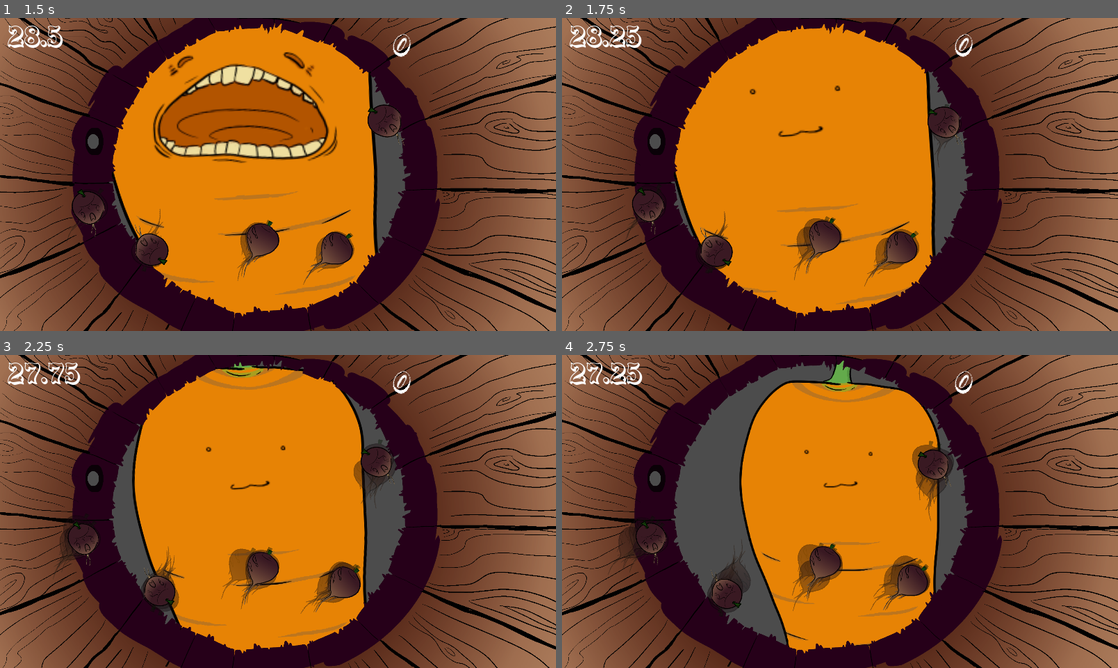
Above: before the commit, frames 1-4 (two rows, left to right).
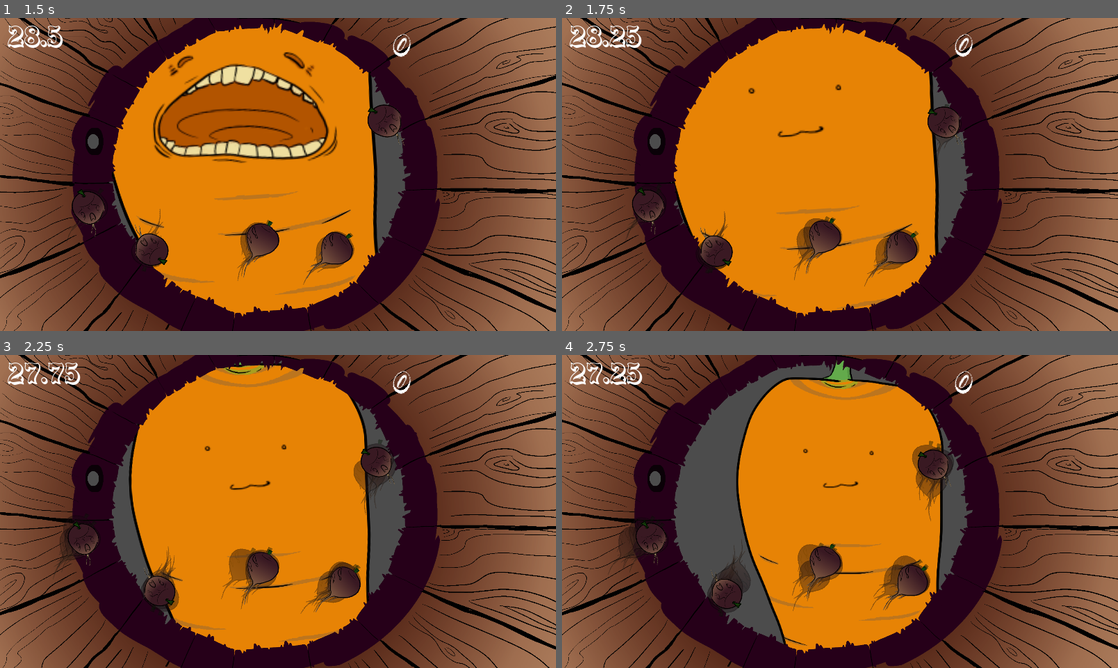
Above: after the commit, the same moments.

Repository: Nopey/carnival
Game: Godot game, scene res://Claw/Game.tscn
The game is run twice, just before and just after one commit, with the same random seed, the same clock (stepped at 60 frames per second) and the same inputs.
Inputs (mouse positions are in pixels of both pictures, inside the frame that each line leads up to):
- Up to frame 1 (1.5 s): tap Enter (ui_accept) at 0.5, 0.77 s; move the mouse to (400, 158) at 0.52 s; hold Right (ui_right) 0.53-1.28 s; click (400, 158) at 0.67 s; move the mouse to (166, 190) at 1.27 s; hold Down (ui_down) from 1.28 s (still down)
- Up to frame 2 (1.75 s): keep holding Down (ui_down); tap Enter (ui_accept) at 1.52 s
- Up to frame 3 (2.25 s): move the mouse to (333, 442) at 2.02 s; release Down (ui_down) at 2.03 s; hold Right (ui_right) from 2.03 s (still down)
- Up to frame 4 (2.75 s): keep holding Right (ui_right)

Frame 1 is identical in both runs. In frame 2, 1.8% of the frame differs, in the area x 19-68%, y 16-93%; in frame 3, 2.8%; in frame 4, 3.1%, in the area x 31-69%, y 1-94%.

Commit message:
try to bite for longer, make successful bites faster

Diff:
--- a/Claw/Player.gd
+++ b/Claw/Player.gd
@@ -147,6 +147,8 @@
 func is_state_done():
 	if bob_state == BobState.IDLE:
 		return Input.is_action_just_pressed("ui_accept")
+	elif bob_state == BobState.DOWN_HOLD && gotcha:
+		return state_progress > 0.1
 	else:
 		return state_progress > get_state_length()
 
@@ -155,7 +157,7 @@
 		BobState.DOWN:
 			return 0.9
 		BobState.DOWN_HOLD:
-			return 0.2
+			return 0.3
 		BobState.UP:
 			return 1.4
 		BobState.UP_GOTCHA:
